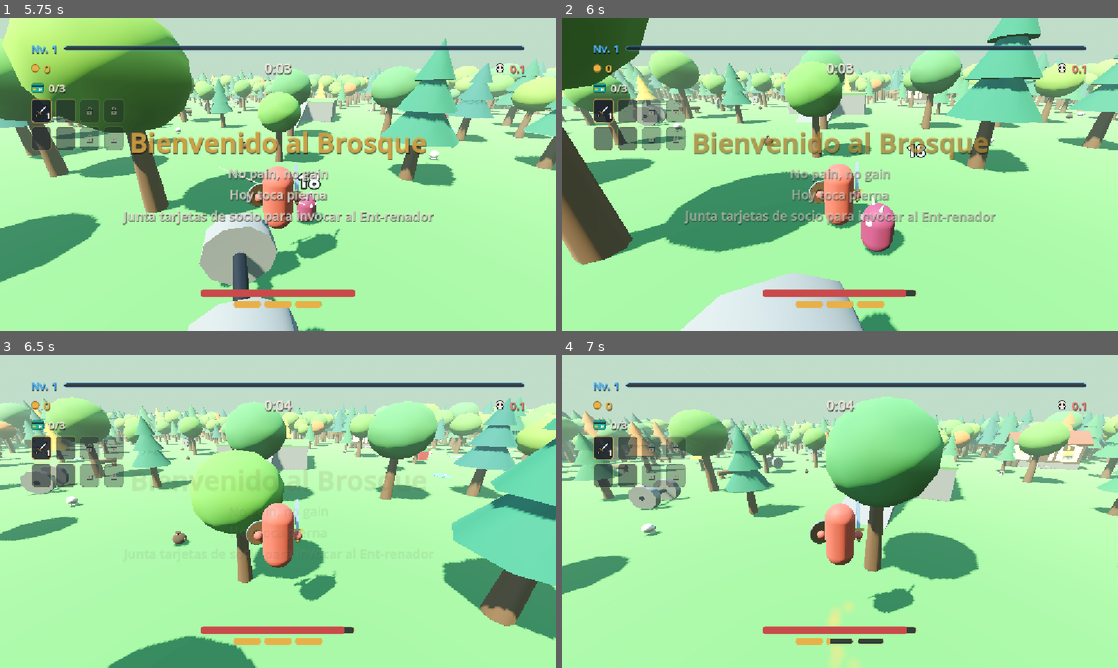
Above: before the commit, frames 1-4 (two rows, left to right).
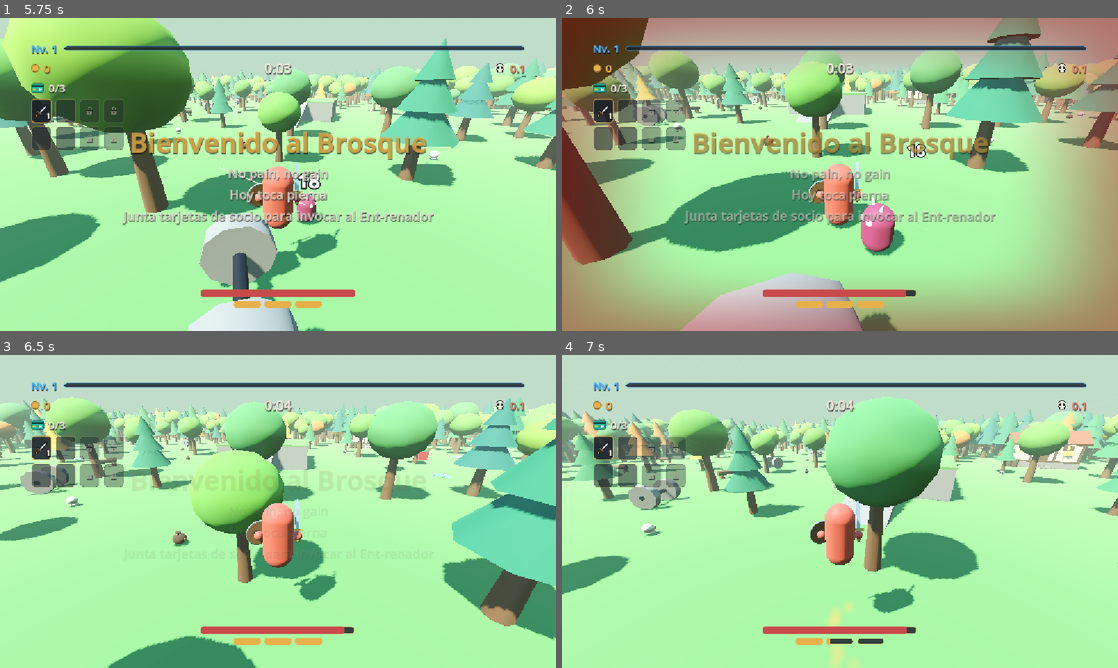
Above: after the commit, the same moments.

Repository: UriBokchoi/BroGuild
Game: Godot game, scene res://systems/run/game.tscn
Same seed, same stepped clock (60 frames per second), same inputs: the game is played once before the commit and once after it.
Inputs (mouse positions are in pixels of both pictures, inside the frame that each line leads up to):
- Up to frame 1 (5.75 s): click "Jugar" at 0.5 s; click "Guerrero" at 1.25 s; click "El Brosque" at 2 s; tap Enter at 2.75 s; move the mouse to (305, 174) at 2.77 s; hold W (move_forward) from 2.78 s (still down); tap Shift (dash) at 2.85 s; click (305, 174) at 2.92 s; tap Space (jump) at 3.02, 3.77, 5.27 s; move the mouse to (250, 174) at 3.52 s; tap E (interact) at 3.6 s; click (250, 174) at 3.67 s; move the mouse to (289, 168) at 4.27 s; tap Tab (show_stats) at 4.35 s; click (289, 168) at 4.42 s; move the mouse to (272, 180) at 5.02 s; tap Ctrl (slide) at 5.1 s; click (272, 180) at 5.17 s
- Up to frame 2 (6 s): keep holding W (move_forward); move the mouse to (878, 177) at 5.77 s; tap Alt at 5.85 s; click (878, 177) at 5.92 s
- Up to frame 3 (6.5 s): keep holding W (move_forward); tap Space (jump) at 6.02 s
- Up to frame 4 (7 s): keep holding W (move_forward); move the mouse to (795, 508) at 6.52 s; tap Shift (dash) at 6.6 s; click (795, 508) at 6.67 s; tap Space (jump) at 6.77 s

Frame 1 is identical in both runs. In frame 2, 45% of the frame differs, in the area x 0-100%, y 0-100%; in frame 3, less than 0.1%; in frame 4, less than 0.1%.

Commit message:
feat(juice): temblor de pantalla y borde rojo al recibir daño
ScreenShake (en el jugador) sacude la cámara por trauma según la parte
de la vida que quita cada golpe, con un mínimo, y vuelve sola.
DamageVignette (en RunSystems) pinta el borde rojo: un destello al
perder vida y, por debajo del 35 %, un rojo que late más fuerte y más
rápido cuanta menos vida queda. De paso, los créditos incluyen los
iconos de personajes y enemigos.

Co-Authored-By: Claude Opus 5.5 <noreply@anthropic.com>

Diff:
--- a/entities/player/player.tscn
+++ b/entities/player/player.tscn
@@ -43,6 +43,7 @@
 [ext_resource type="Script" path="res://systems/items/passive_inventory.gd" id="44_items"]
 [ext_resource type="Script" path="res://vfx/juice/invulnerability_blink.gd" id="45_blink"]
 [ext_resource type="Script" path="res://entities/player/knockback_receiver.gd" id="46_knockback"]
+[ext_resource type="Script" path="res://vfx/juice/screen_shake/screen_shake.gd" id="47_shake"]
 
 [sub_resource type="SphereShape3D" id="SphereShape3D_interactor"]
 radius = 0.6
@@ -264,6 +265,17 @@
 [node name="SpeedLines" parent="." node_paths=PackedStringArray("body") instance=ExtResource("32_speed_lines")]
 body = NodePath("..")
 
+[node name="ScreenShake" type="Node" parent="." node_paths=PackedStringArray("camera", "health")]
+script = ExtResource("47_shake")
+camera = NodePath("../CameraRig/SpringArm3D/Camera3D")
+health = NodePath("../Health")
+trauma_per_health = 2.5
+min_trauma = 0.3
+decay = 2.2
+max_offset = 0.15
+max_roll = 0.0262
+frequency = 22.0
+
 [node name="LedgeSensor" type="Node" parent="." node_paths=PackedStringArray("body", "body_shape")]
 script = ExtResource("29_ledge_sensor")
 body = NodePath("..")
--- a/levels/common/run_systems.tscn
+++ b/levels/common/run_systems.tscn
@@ -37,6 +37,7 @@
 [ext_resource type="Script" path="res://systems/boss/boss_encounter.gd" id="31_encounter"]
 [ext_resource type="Script" path="res://systems/content/archive_recorder.gd" id="40_archive"]
 [ext_resource type="Resource" path="res://data/content.tres" id="41_content"]
+[ext_resource type="PackedScene" path="res://vfx/juice/damage_vignette/damage_vignette.tscn" id="42_vignette"]
 
 [node name="RunSystems" type="Node3D" node_paths=PackedStringArray("player", "director", "encounter")]
 script = ExtResource("1_run")
@@ -172,5 +173,7 @@
 
 [node name="TimeStopFilter" parent="." instance=ExtResource("34_filter")]
 
+[node name="DamageVignette" parent="." instance=ExtResource("42_vignette")]
+
 [node name="ItemChoicePanel" parent="." node_paths=PackedStringArray("inventory") instance=ExtResource("35_item_choice")]
 inventory = NodePath("../Player/Items")
--- /dev/null
+++ b/tests/integration/vfx/juice/test_damage_vignette.gd
@@ -0,0 +1,62 @@
+extends GutTest
+## Borde rojo: destello al perder vida que se apaga solo; con poca vida, rojo que late y no se
+## apaga, más fuerte cuanta menos vida; curarse no destella.
+
+const VignetteScene := preload("res://vfx/juice/damage_vignette/damage_vignette.tscn")
+
+var _vignette: DamageVignette
+
+
+func before_each() -> void:
+	_vignette = VignetteScene.instantiate() as DamageVignette
+	add_child_autofree(_vignette)
+	EventBus.player_health_changed.emit(100.0, 100.0)
+
+
+func test_nothing_with_full_health() -> void:
+	assert_eq(_vignette.get_strength(), 0.0)
+
+
+func test_losing_health_flashes_and_fades() -> void:
+	EventBus.player_health_changed.emit(80.0, 100.0)
+	assert_almost_eq(_vignette.get_strength(), _vignette.flash_strength, 0.01)
+	await wait_seconds(_vignette.flash_time + 0.1)
+	assert_eq(_vignette.get_strength(), 0.0, "por encima de poca vida, se apaga")
+
+
+func test_low_health_stays_red_and_beats() -> void:
+	EventBus.player_health_changed.emit(10.0, 100.0)
+	await wait_seconds(_vignette.flash_time + 0.1)
+	var seen: Array[float] = []
+	for frame: int in 40:
+		await wait_process_frames(1)
+		seen.append(_vignette.get_strength())
+	var lowest: float = seen.min()
+	var highest: float = seen.max()
+	assert_gt(lowest, 0.0, "no se apaga")
+	assert_gt(highest - lowest, 0.01, "late")
+
+
+func test_less_health_is_more_danger() -> void:
+	EventBus.player_health_changed.emit(30.0, 100.0)
+	var some := _vignette.danger()
+	EventBus.player_health_changed.emit(5.0, 100.0)
+	assert_gt(_vignette.danger(), some)
+	EventBus.player_health_changed.emit(90.0, 100.0)
+	assert_eq(_vignette.danger(), 0.0)
+
+
+func test_healing_does_not_flash() -> void:
+	EventBus.player_health_changed.emit(90.0, 100.0)
+	await wait_seconds(_vignette.flash_time + 0.1)
+	EventBus.player_health_changed.emit(100.0, 100.0)
+	assert_eq(_vignette.get_strength(), 0.0)
+
+
+func test_health_before_it_is_ready_is_shown_once_ready() -> void:
+	# Como en la partida: el jugador avisa de su vida en su _ready, antes que el borde.
+	var early := VignetteScene.instantiate() as DamageVignette
+	early.tree_entered.connect(func() -> void: EventBus.player_health_changed.emit(10.0, 100.0), CONNECT_ONE_SHOT)
+	add_child_autofree(early)
+	await wait_process_frames(2)
+	assert_gt(early.get_strength(), 0.0)
--- /dev/null
+++ b/tests/integration/vfx/juice/test_screen_shake.gd
@@ -0,0 +1,41 @@
+extends GutTest
+## Temblor de pantalla: un golpe al jugador mueve su cámara, más cuanto más vida quita (un roce,
+## lo mínimo), y al poco la cámara vuelve a su sitio.
+
+const PlayerScene := preload("res://entities/player/player.tscn")
+
+var _player: Player
+var _shake: ScreenShake
+var _camera: Camera3D
+
+
+func before_each() -> void:
+	RunState.character = null
+	_player = PlayerScene.instantiate() as Player
+	add_child_autofree(_player)
+	_shake = _player.get_node(^"ScreenShake") as ScreenShake
+	_camera = _player.get_node(^"CameraRig/SpringArm3D/Camera3D") as Camera3D
+
+
+func test_a_graze_shakes_the_minimum() -> void:
+	_player.health.take_damage(DamageInfo.create(0.5))
+	assert_almost_eq(_shake.get_trauma(), _shake.min_trauma, 0.05)
+
+
+func test_a_big_hit_shakes_more() -> void:
+	_player.health.take_damage(DamageInfo.create(_player.health.get_maximum() * 0.3))
+	assert_gt(_shake.get_trauma(), _shake.min_trauma)
+
+
+func test_the_camera_moves_and_settles() -> void:
+	_shake.add_trauma(1.0)
+	var moved := false
+	for frame: int in 10:
+		await wait_process_frames(1)
+		moved = moved or absf(_camera.h_offset) + absf(_camera.v_offset) > 0.0
+	assert_true(moved, "la cámara se mueve")
+	await wait_seconds(1.0 / _shake.decay + 0.1)
+	assert_eq(_shake.get_trauma(), 0.0)
+	assert_eq(_camera.h_offset, 0.0, "vuelve a su sitio")
+	assert_eq(_camera.v_offset, 0.0)
+	assert_almost_eq(_camera.rotation.z, 0.0, 1e-6, "sin inclinación (la rotación vuelve como -0)")
--- /dev/null
+++ b/vfx/juice/damage_vignette/damage_vignette.gd
@@ -0,0 +1,83 @@
+class_name DamageVignette
+extends CanvasLayer
+## Borde rojo de la pantalla según la vida del jugador ([signal EventBus.player_health_changed]):
+## un destello al perder vida que se apaga en [member flash_time] y, por debajo de
+## [member low_health], un rojo que late como un corazón, más fuerte y más rápido cuanta menos vida
+## queda. Va por debajo del HUD. Solo visual.
+
+## Parte de la vida por debajo de la cual el borde se queda rojo.
+@export_range(0.0, 1.0, 0.01) var low_health: float = 0.0
+## Fuerza del rojo justo por debajo de [member low_health] y con la vida a cero.
+@export var low_strength: Vector2 = Vector2.ZERO
+## Cuánto baja la fuerza entre latido y latido (parte de la fuerza).
+@export_range(0.0, 1.0, 0.01) var pulse_depth: float = 0.0
+## Latidos por segundo justo por debajo de [member low_health] y con la vida a cero.
+@export var pulse_rate: Vector2 = Vector2.ONE
+## Fuerza del destello al perder vida.
+@export_range(0.0, 1.0, 0.01) var flash_strength: float = 0.0
+## Segundos que tarda en apagarse el destello.
+@export_range(0.05, 2.0, 0.05, "suffix:s") var flash_time: float = 0.1
+
+var _fraction: float = 1.0
+var _last: float = -1.0
+var _flash: float = 0.0
+var _phase: float = 0.0
+
+@onready var _border: ColorRect = %Border
+
+
+func _enter_tree() -> void:
+	if not EventBus.player_health_changed.is_connected(_on_health_changed):
+		EventBus.player_health_changed.connect(_on_health_changed)
+
+
+func _ready() -> void:
+	# La vida puede haber llegado antes (el jugador la avisa en su _ready): se pinta ya.
+	_show(0.0)
+	set_process(_flash > 0.0 or _fraction < low_health)
+
+
+## Lo rojo que está el borde ahora (0–1).
+func get_strength() -> float:
+	return _material().get_shader_parameter(&"strength")
+
+
+## Cuánto falta para la vida a cero desde [member low_health] (0 = por encima, 1 = sin vida).
+func danger() -> float:
+	if low_health <= 0.0 or _fraction >= low_health:
+		return 0.0
+	return 1.0 - _fraction / low_health
+
+
+func _process(delta: float) -> void:
+	_flash = maxf(_flash - flash_strength / flash_time * delta, 0.0)
+	var low := 0.0
+	if _fraction < low_health:
+		var t := danger()
+		_phase = fmod(_phase + delta * lerpf(pulse_rate.x, pulse_rate.y, t), 1.0)
+		var beat := 0.5 + 0.5 * cos(_phase * TAU)
+		low = lerpf(low_strength.x, low_strength.y, t) * (1.0 - pulse_depth * (1.0 - beat))
+	_show(maxf(low, _flash))
+	if _flash <= 0.0 and _fraction >= low_health:
+		set_process(false)
+
+
+func _show(strength: float) -> void:
+	_material().set_shader_parameter(&"strength", strength)
+	_border.visible = strength > 0.0
+
+
+func _material() -> ShaderMaterial:
+	return _border.material as ShaderMaterial
+
+
+func _on_health_changed(current: float, maximum: float) -> void:
+	if maximum <= 0.0:
+		return
+	if _last >= 0.0 and current < _last:
+		_flash = flash_strength
+	_last = current
+	_fraction = current / maximum
+	if is_node_ready():
+		set_process(true)
+		_process(0.0)
--- /dev/null
+++ b/vfx/juice/damage_vignette/damage_vignette.gdshader
@@ -0,0 +1,17 @@
+shader_type canvas_item;
+// Borde de la pantalla teñido de «color», tanto como «strength» (0–1): nada en el centro y más
+// hacia los bordes, con forma casi rectangular (como la pantalla).
+
+uniform vec4 color : source_color = vec4(0.62, 0.0, 0.03, 1.0);
+uniform float strength : hint_range(0.0, 1.0) = 0.0;
+// Dónde empieza el borde (0 = centro, 1 = borde de la pantalla).
+uniform float inner : hint_range(0.0, 1.0) = 0.55;
+// Lo cuadrado que es (2 = elipse; más, más rectangular).
+uniform float squareness : hint_range(2.0, 12.0) = 5.0;
+
+void fragment() {
+	vec2 q = abs(UV - 0.5) * 2.0;
+	float d = pow(pow(q.x, squareness) + pow(q.y, squareness), 1.0 / squareness);
+	float edge = smoothstep(inner, 1.15, d);
+	COLOR = vec4(color.rgb, color.a * edge * strength);
+}
--- /dev/null
+++ b/vfx/juice/damage_vignette/damage_vignette.tscn
@@ -0,0 +1,32 @@
+[gd_scene format=3]
+
+[ext_resource type="Script" path="res://vfx/juice/damage_vignette/damage_vignette.gd" id="1_vignette"]
+[ext_resource type="Shader" path="res://vfx/juice/damage_vignette/damage_vignette.gdshader" id="2_shader"]
+
+[sub_resource type="ShaderMaterial" id="ShaderMaterial_border"]
+resource_local_to_scene = true
+shader = ExtResource("2_shader")
+shader_parameter/color = Color(0.62, 0, 0.03, 1)
+shader_parameter/strength = 0.0
+shader_parameter/inner = 0.55
+shader_parameter/squareness = 5.0
+
+[node name="DamageVignette" type="CanvasLayer"]
+layer = 6
+script = ExtResource("1_vignette")
+low_health = 0.35
+low_strength = Vector2(0.35, 0.8)
+pulse_depth = 0.45
+pulse_rate = Vector2(1.1, 2.2)
+flash_strength = 0.6
+flash_time = 0.4
+
+[node name="Border" type="ColorRect" parent="."]
+unique_name_in_owner = true
+material = SubResource("ShaderMaterial_border")
+anchors_preset = 15
+anchor_right = 1.0
+anchor_bottom = 1.0
+grow_horizontal = 2
+grow_vertical = 2
+mouse_filter = 2
--- /dev/null
+++ b/vfx/juice/screen_shake/screen_shake.gd
@@ -0,0 +1,68 @@
+class_name ScreenShake
+extends Node
+## Temblor de cámara al recibir daño. Cada golpe a [member health] suma «trauma» según la parte de
+## la vida que quita (con un mínimo, para que hasta un roce se note) y el trauma baja solo. La cámara
+## se desplaza ([member Camera3D.h_offset], [member Camera3D.v_offset]) y se inclina tanto como el
+## trauma al cuadrado, con ruido suave: un roce apenas la mueve y un golpe fuerte la sacude. Solo
+## visual.
+
+## Cámara que tiembla.
+@export var camera: Camera3D
+## Vida cuyos golpes la hacen temblar.
+@export var health: HealthComponent
+## Trauma de un golpe que quitara toda la vida (los demás, en proporción).
+@export_range(0.0, 5.0, 0.05) var trauma_per_health: float = 0.0
+## Trauma mínimo de un golpe.
+@export_range(0.0, 1.0, 0.01) var min_trauma: float = 0.0
+## Trauma que se pierde por segundo.
+@export_range(0.1, 10.0, 0.1, "suffix:1/s") var decay: float = 1.0
+## Desplazamiento con trauma 1.
+@export_range(0.0, 1.0, 0.01, "suffix:m") var max_offset: float = 0.0
+## Inclinación con trauma 1.
+@export_range(0.0, 10.0, 0.1, "radians_as_degrees") var max_roll: float = 0.0
+## Rapidez del ruido: más, temblor más nervioso.
+@export_range(1.0, 60.0, 0.5, "suffix:Hz") var frequency: float = 1.0
+
+var _trauma: float = 0.0
+var _time: float = 0.0
+var _noise := FastNoiseLite.new()
+
+
+func _ready() -> void:
+	_noise.frequency = 1.0
+	if health:
+		health.damaged.connect(_on_damaged)
+	set_process(false)
+
+
+## Suma [param amount] de trauma (entre 0 y 1 en total).
+func add_trauma(amount: float) -> void:
+	_trauma = clampf(_trauma + amount, 0.0, 1.0)
+	set_process(true)
+
+
+## Trauma ahora (0–1).
+func get_trauma() -> float:
+	return _trauma
+
+
+func _process(delta: float) -> void:
+	_time += delta
+	_trauma = maxf(_trauma - decay * delta, 0.0)
+	var shake := _trauma * _trauma
+	var at := _time * frequency
+	camera.h_offset = max_offset * shake * _noise.get_noise_2d(at, 0.0)
+	camera.v_offset = max_offset * shake * _noise.get_noise_2d(at, 100.0)
+	camera.rotation.z = max_roll * shake * _noise.get_noise_2d(at, 200.0)
+	if _trauma <= 0.0:
+		# Exactamente a cero (el ruido por cero deja un -0).
+		camera.h_offset = 0.0
+		camera.v_offset = 0.0
+		camera.rotation.z = 0.0
+		set_process(false)
+
+
+func _on_damaged(amount: float, _info: DamageInfo) -> void:
+	var maximum := health.get_maximum()
+	var share := amount / maximum if maximum > 0.0 else 1.0
+	add_trauma(maxf(min_trauma, share * trauma_per_health))
Not shown, added: tests/integration/autoload/test_save.gd.uid
Not shown, added: tests/integration/vfx/juice/test_damage_vignette.gd.uid
Not shown, added: tests/integration/vfx/juice/test_screen_shake.gd.uid
Not shown, added: vfx/juice/damage_vignette/damage_vignette.gd.uid
Not shown, added: vfx/juice/damage_vignette/damage_vignette.gdshader.uid
Not shown, added: vfx/juice/screen_shake/screen_shake.gd.uid
Not shown, changed: assets/CREDITS.md
Not shown, changed: docs/DECISIONES.md
Not shown, changed: docs/GDD.md
Not shown, changed: docs/MAPA.md
Not shown, changed: docs/ROADMAP.md
